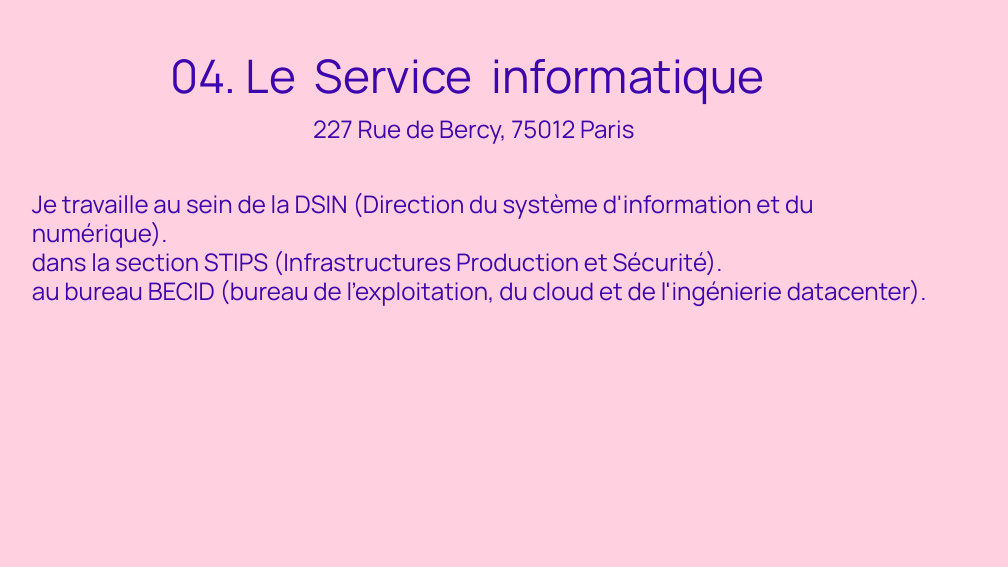
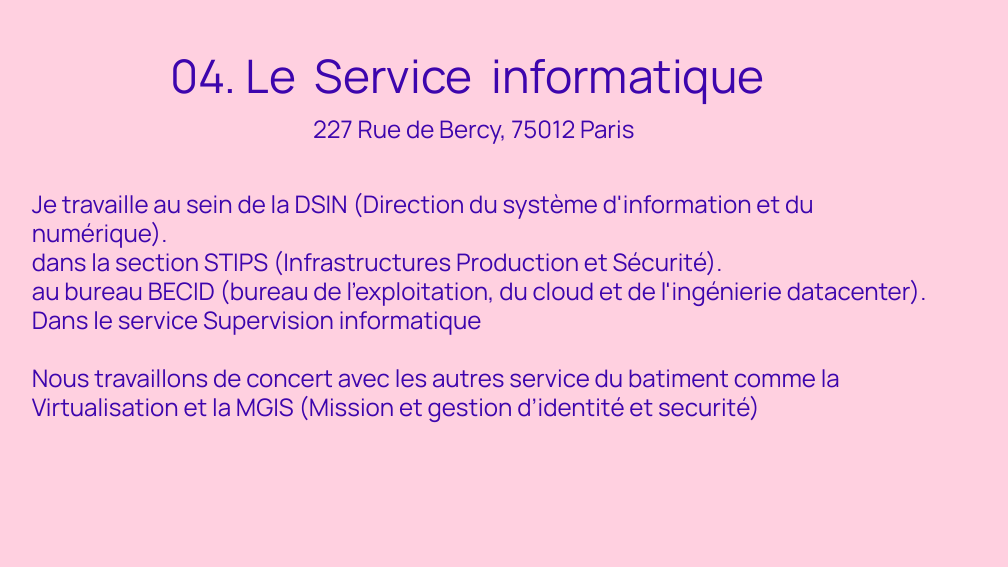
Before and after one commit to adamopendel/portfolio, a slide deck: slide 7 of Parcours_de_professionnalisation_E5_diapo.pptx. Drawn at 1008x567 pixels with LibreOffice and Linux fonts; fonts in the diff are those of the drawing. Boxes give left, top, right and bottom in pixels: in the first picture for what was removed or moved away, otherwise in the second. Text is boxed around its words. In the diff, an @@ line names an element or a change of style, - is before the commit and + after.

```diff
--- a/Parcours_de_professionnalisation_E5_diapo.pptx
+++ b/Parcours_de_professionnalisation_E5_diapo.pptx
@@ text at (32,280,927,422): text changed @@
-au bureau BECID (bureau de l'exploitation, du cloud et de l'ingénierie datacenter).
+au bureau BECID (bureau de l'exploitation, du cloud et de l'ingénierie datacenter). Dans le service Supervision informatique
+Nous travaillons de concert avec les autres service du batiment comme la Virtualisation et la MGIS (Mission et gestion d’identité et securité)
```
Also in this commit, not shown: 4 other slides changed, 1 slide added, 1 slide removed, 11 other files.
